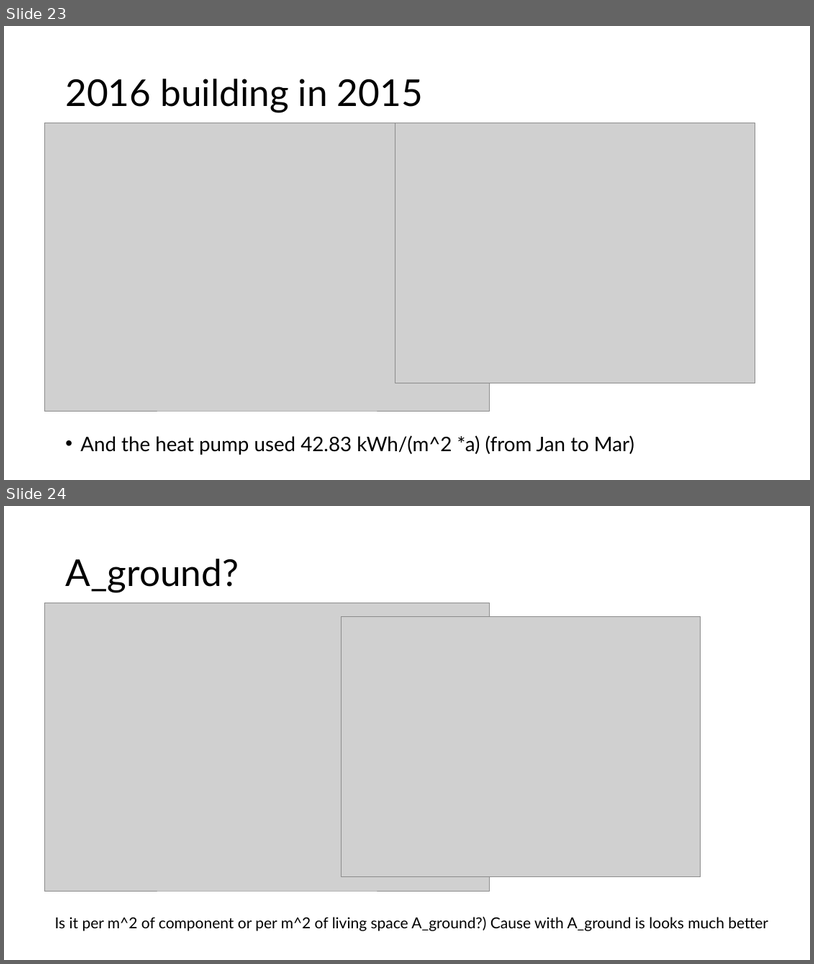
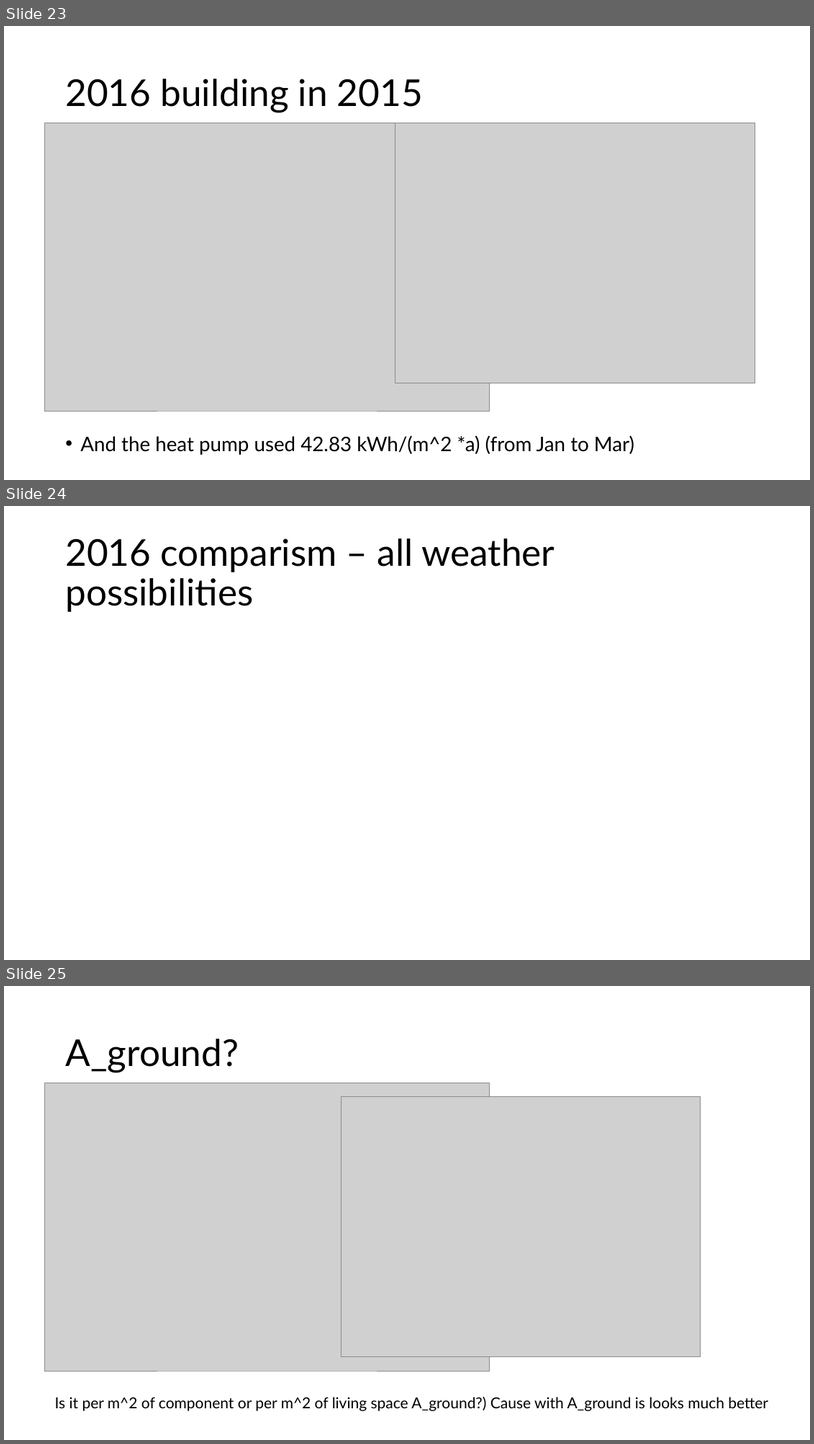
Before and after one commit to eyjomoin/Modeling-buildings-and-their-heating-systems, a slide deck: presentation/heat.pptx. Shown one above the other, each under a label of ours: slides 23 and 24 before the commit, slides 23, 24 and 25 after it. The pictures are 814x964 and 814x1444 pixels, drawn with LibreOffice and Linux fonts; fonts in the diff are those of the drawing; grey boxes stand for pictures. Boxes give left, top, right and bottom in pixels: in the first picture for what was removed or moved away, otherwise in the second. Text is boxed around its words. In the diff, an @@ line names an element or a change of style, - is before the commit and + after.

```diff
--- a/presentation/heat.pptx
+++ b/presentation/heat.pptx
@@ slide 24 added at [4, 506, 810, 960], background #FFFFFF @@
@@ title added at [65, 538, 556, 612], 44 pt, text #000000 @@
+2016 comparism – all weather possibilities
@@ what was slide 24 is now slide 25 @@
```
Also in this commit, not shown: 2 other slides added.
